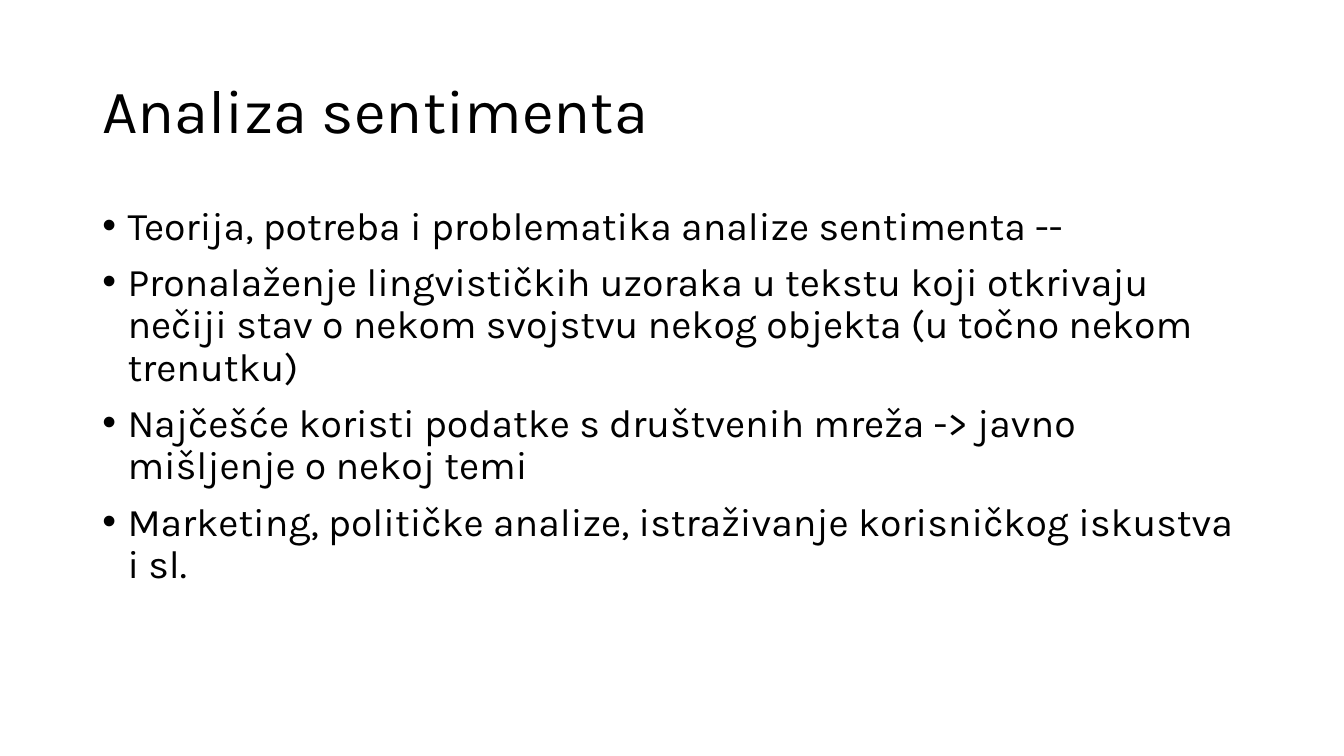
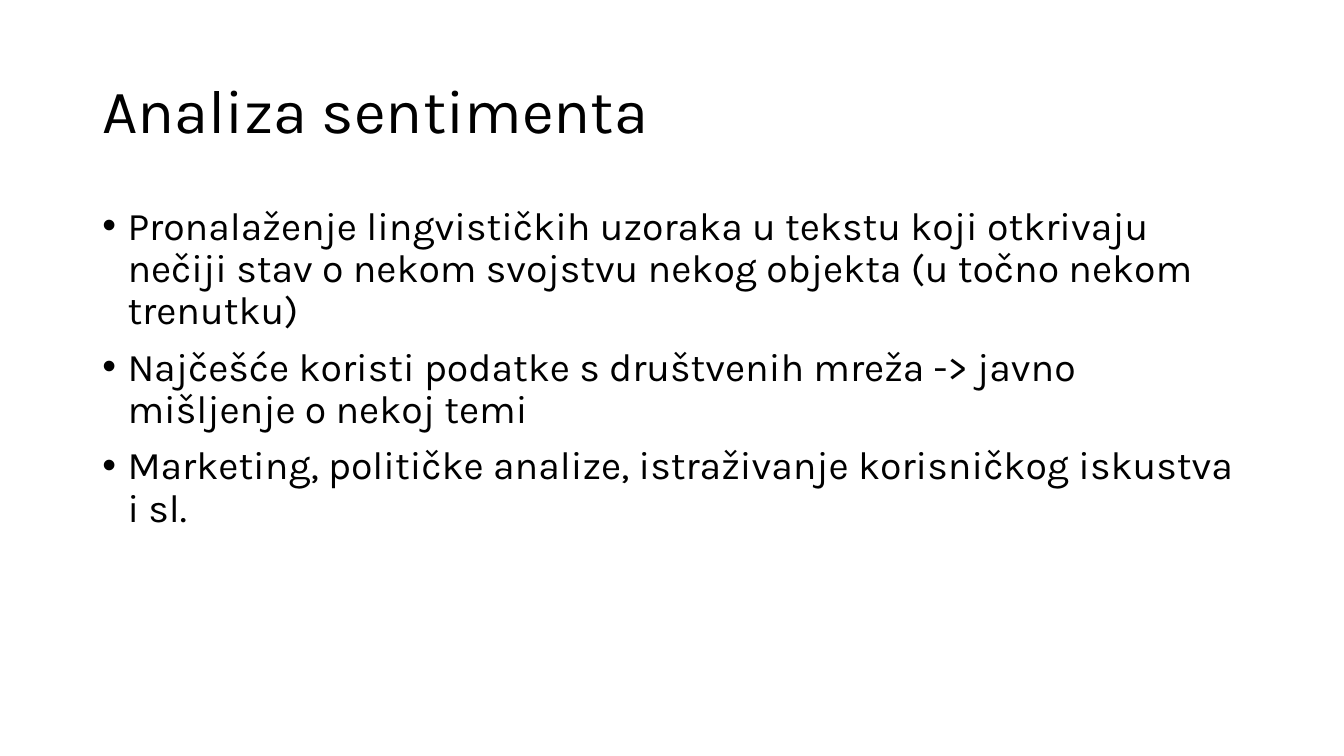
Before and after one commit to Sentimentalci/opjprojekt, a slide deck: slide 3 of SENTIMENTalci.pptx. Drawn at 1344x756 pixels with LibreOffice and Linux fonts; fonts in the diff are those of the drawing. Boxes give left, top, right and bottom in pixels: in the first picture for what was removed or moved away, otherwise in the second. Text is boxed around its words. In the diff, an @@ line names an element or a change of style, - is before the commit and + after.

```diff
--- a/SENTIMENTalci.pptx
+++ b/SENTIMENTalci.pptx
@@ text at (x1=128, y1=213, x2=1026, y2=250): paragraph removed @@
-• Teorija, potreba i problematika analize sentimenta --
```
Also in this commit, not shown: 4 other slides changed, 1 slide added, 3 other files.
